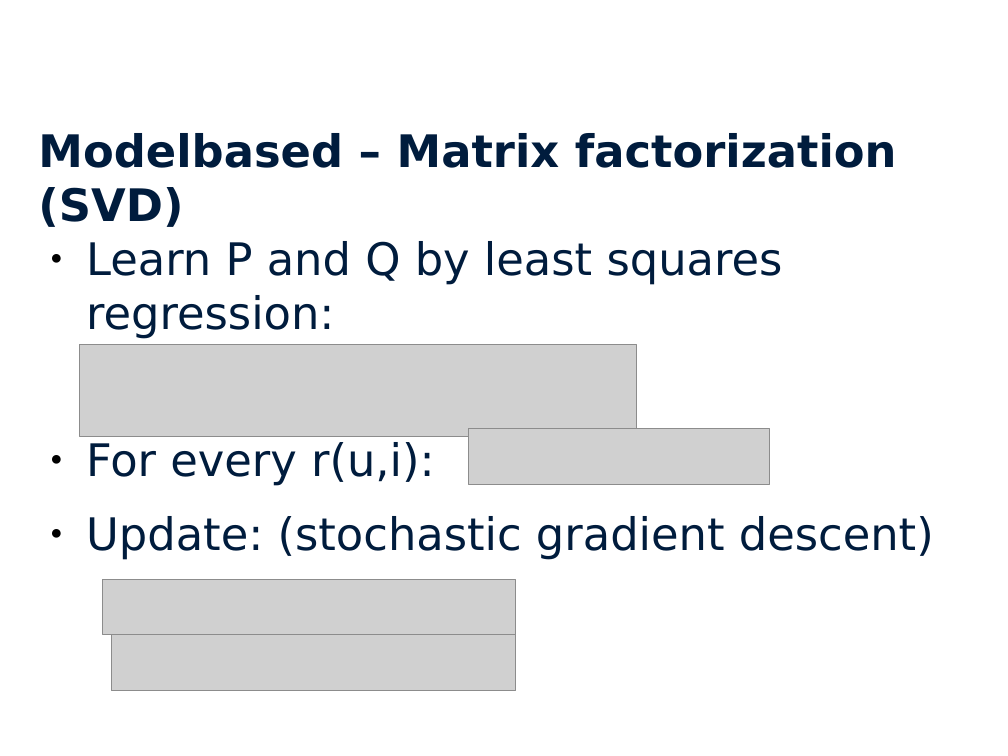
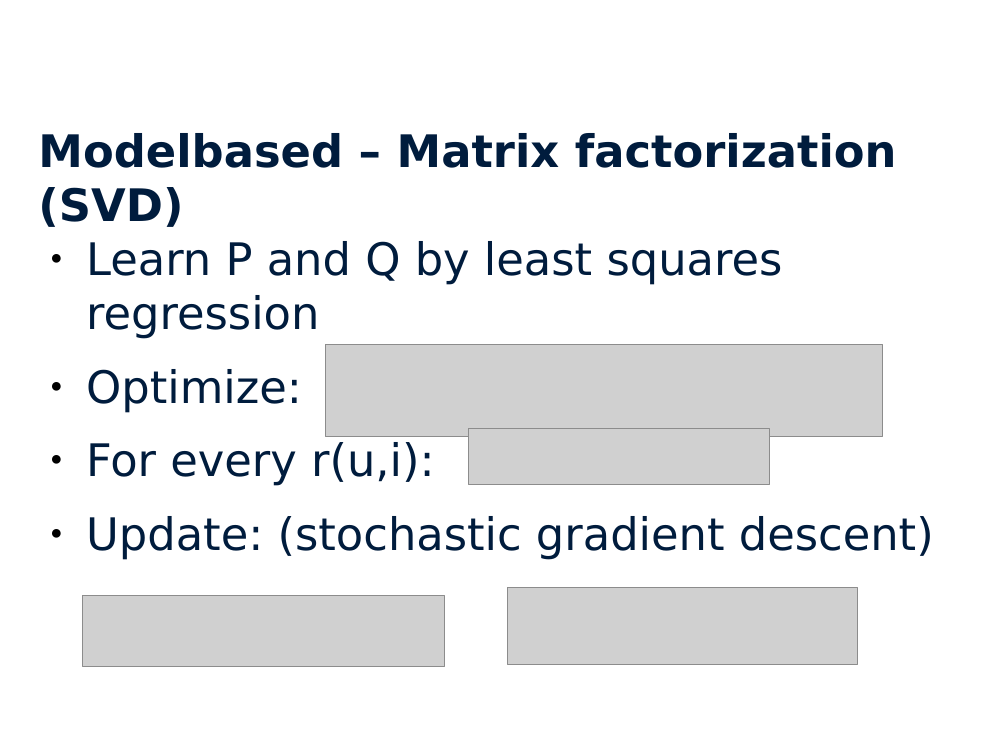
Before and after one commit to stedeck/MasterThesis, a slide deck: slide 17 of presentations/master.odp. Drawn at 1008x756 pixels with LibreOffice and Linux fonts; fonts in the diff are those of the drawing; grey boxes stand for pictures; background and template pictures are left out. Boxes give left, top, right and bottom in pixels: in the first picture for what was removed or moved away, otherwise in the second. Text is boxed around its words. In the diff, an @@ line names an element or a change of style, - is before the commit and + after.

```diff
--- a/presentations/master.odp
+++ b/presentations/master.odp
@@ text at <box>86,241,783,412</box>: text changed @@
-● Learn P and Q by least squares regression:
+● Learn P and Q by least squares regression
+● Optimize:
@@ picture: place and size @@
-picture at <box>80,345,637,436</box>
+picture at <box>326,345,883,436</box>
@@ picture: place and size @@
-picture at <box>103,580,516,635</box>
+picture at <box>83,596,445,667</box>
@@ picture: place and size @@
-picture at <box>111,635,516,690</box>
+picture at <box>508,588,857,665</box>
```
Also in this commit, not shown: 5 other slides changed.
